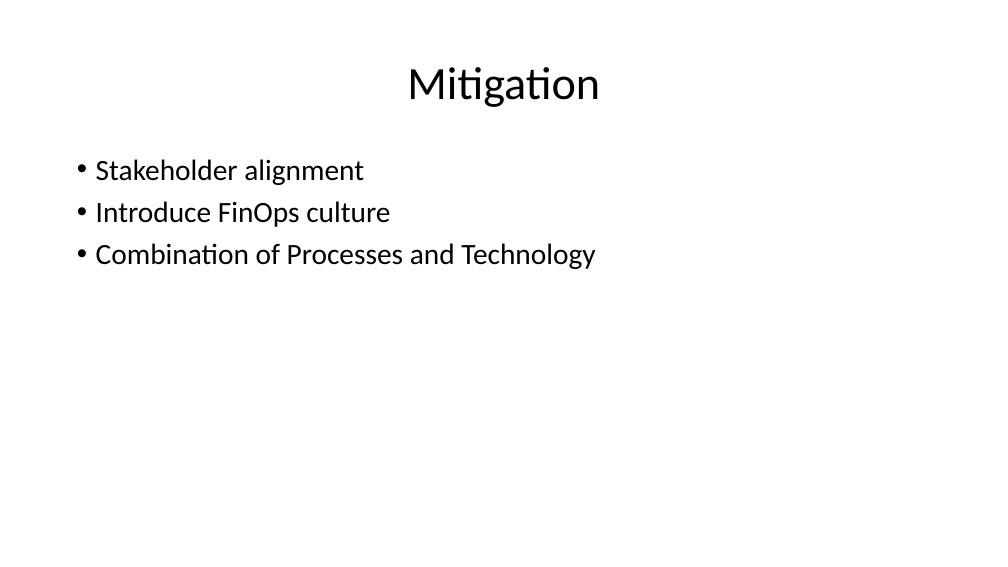
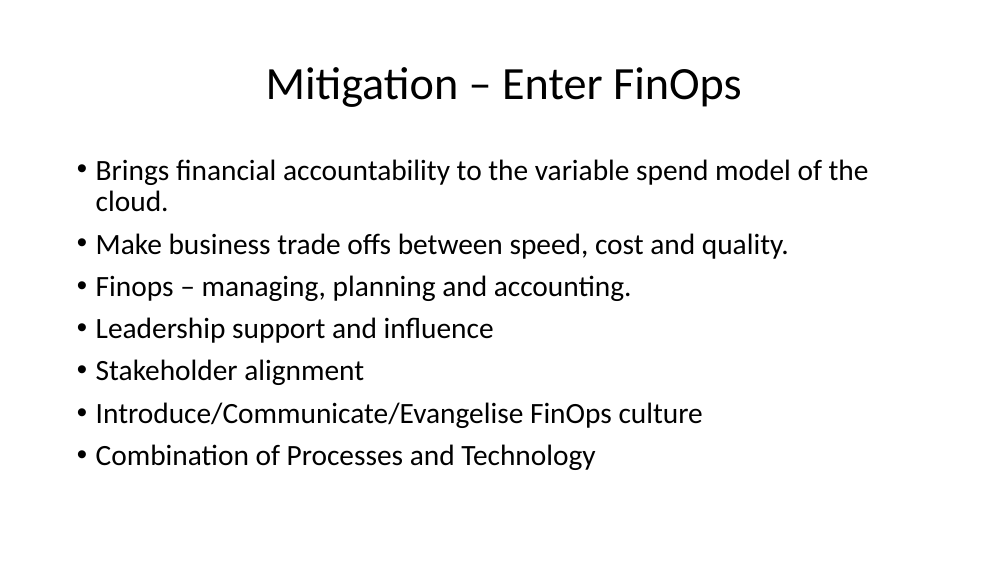
Before and after one commit to peterperov/MSFTCSA, a slide deck: slide 9 of 104-FinOps/Azure FinOps - Introduction.pptx (slide 8 before the commit). Drawn at 1008x567 pixels with LibreOffice and Linux fonts; fonts in the diff are those of the drawing. Boxes give left, top, right and bottom in pixels: in the first picture for what was removed or moved away, otherwise in the second. Text is boxed around its words. In the diff, an @@ line names an element or a change of style, - is before the commit and + after.

Commit message:
finops

```diff
--- a/104-FinOps/Azure FinOps - Introduction.pptx
+++ b/104-FinOps/Azure FinOps - Introduction.pptx
@@ title at [266,67,742,107]: text changed @@
-Mitigation
+Mitigation – Enter FinOps
@@ text at [96,159,869,343]: paragraphs added @@
+• Brings financial accountability to the variable spend model of the cloud.
+• Make business trade offs between speed, cost and quality.
+• Finops – managing, planning and accounting.
+• Leadership support and influence
@@ text at [96,402,703,428]: text changed @@
-• Introduce FinOps culture
+• Introduce/Communicate/Evangelise FinOps culture
```
Also in this commit, not shown: 10 other slides changed, 15 slides added.
